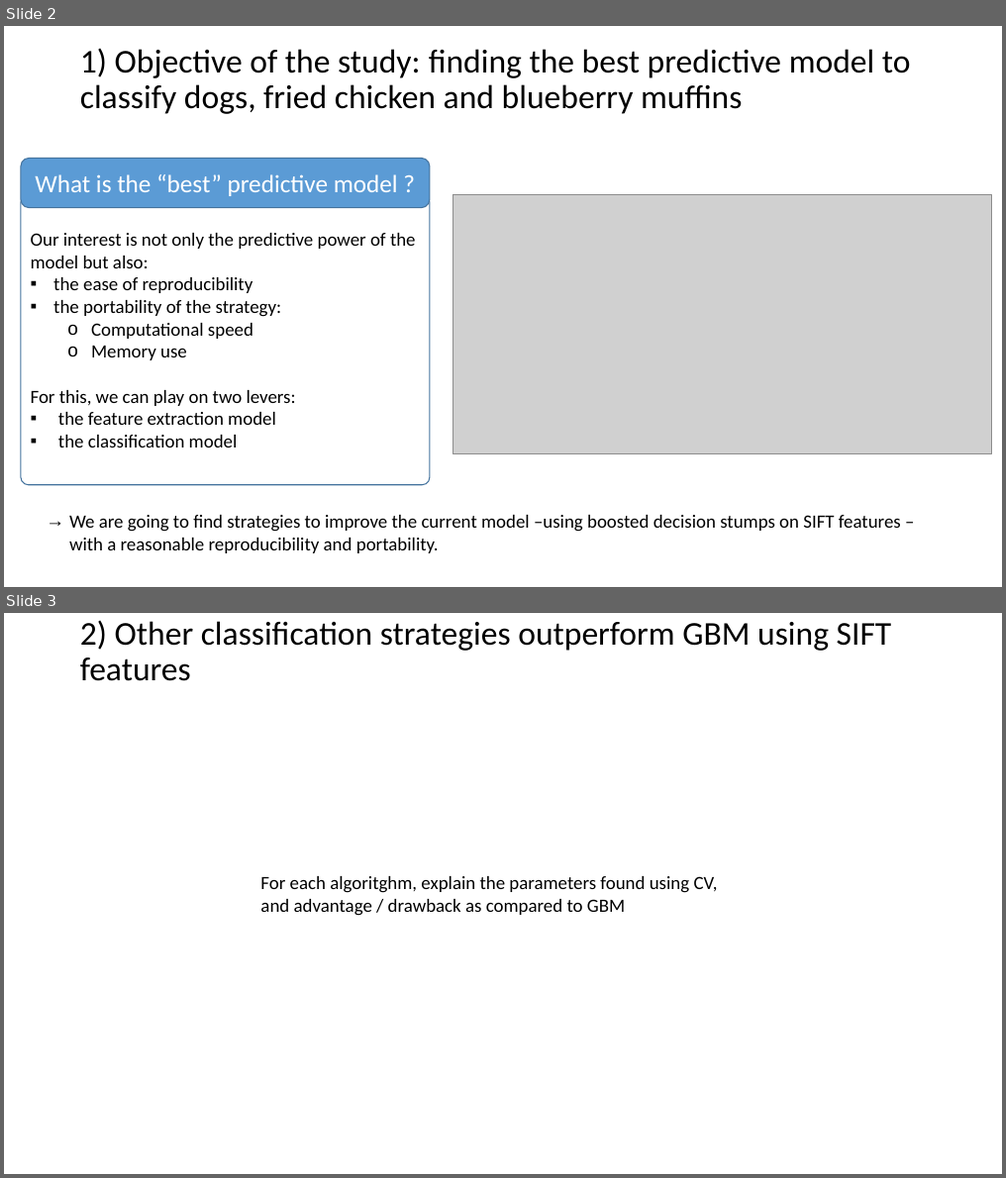
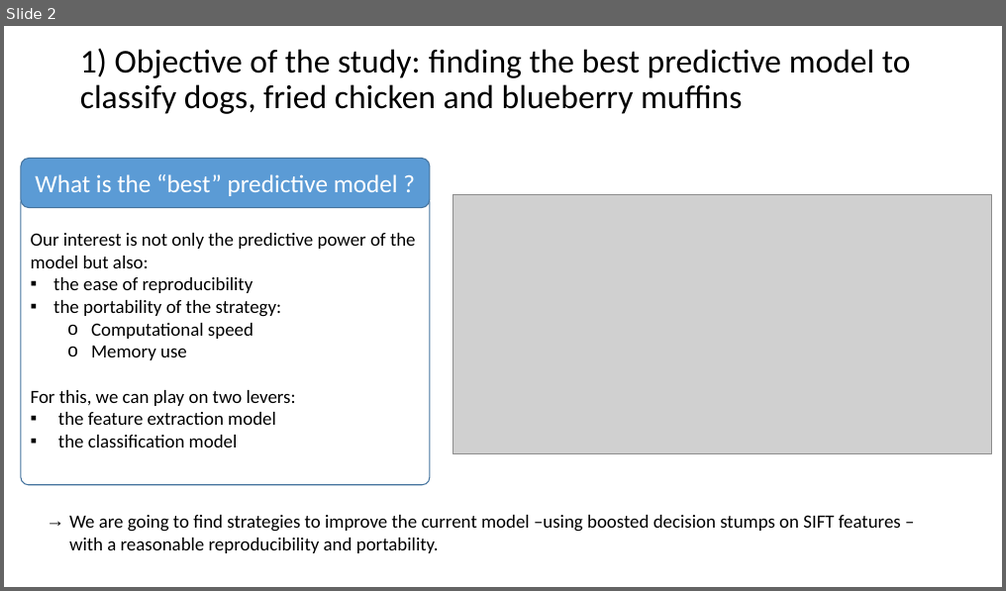
Before and after one commit to TZstatsADS/Fall2017-project3-grp7, a slide deck: doc/team7_presentation.pptx. Shown one above the other, each under a label of ours: slides 2 and 3 before the commit, slide 2 after it. The pictures are 1006x1178 and 1006x591 pixels, drawn with LibreOffice and Linux fonts; fonts in the diff are those of the drawing; grey boxes stand for pictures. Boxes give left, top, right and bottom in pixels: in the first picture for what was removed or moved away, otherwise in the second. Text is boxed around its words. In the diff, an @@ line names an element or a change of style, - is before the commit and + after.

```diff
--- a/doc/team7_presentation.pptx
+++ b/doc/team7_presentation.pptx
@@ slide 3 removed at bbox=[4, 613, 1002, 1174], background #FFFFFF @@
@@ title removed at bbox=[80, 620, 892, 681] @@
-2) Other classification strategies outperform GBM using SIFT features
@@ text removed at bbox=[260, 876, 718, 916] @@
-For each algoritghm, explain the parameters found using CV, and advantage / drawback as compared to GBM
```
Also in this commit, not shown: 2 slides changed, 4 slides added, 3 other slides removed.
